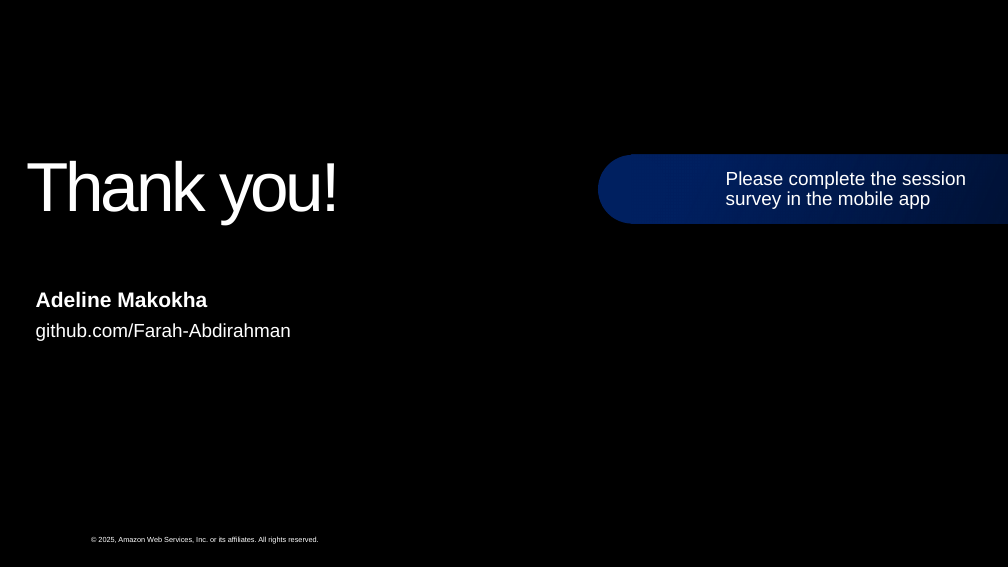
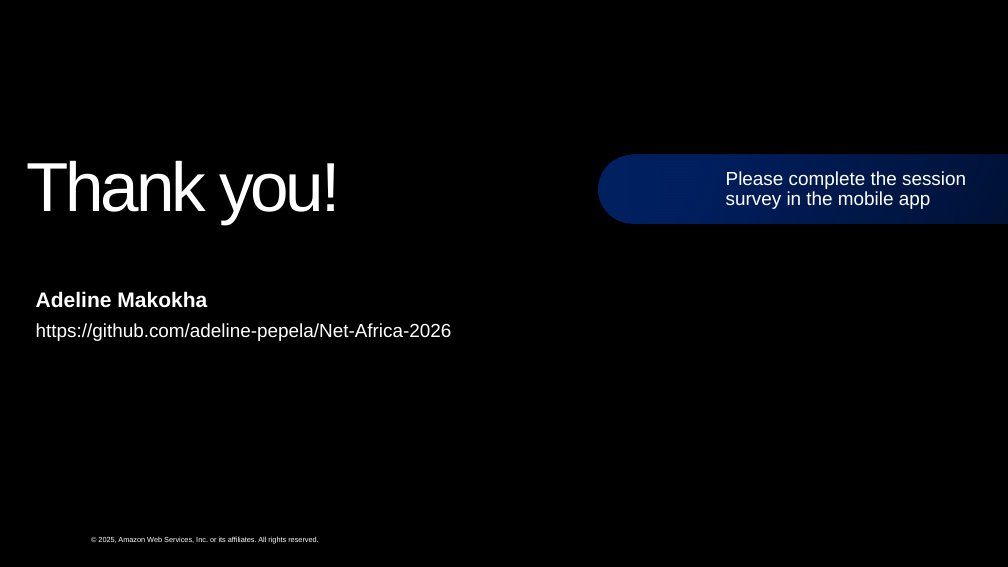
Before and after one commit to adeline-pepela/Net-Africa-2026, a slide deck: slide 23 of AgentCore-Evaluations-dotnet-talk.pptx. Drawn at 1008x567 pixels with LibreOffice and Linux fonts; fonts in the diff are those of the drawing; background and template pictures are left out. Boxes give left, top, right and bottom in pixels: in the first picture for what was removed or moved away, otherwise in the second. Text is boxed around its words. In the diff, an @@ line names an element or a change of style, - is before the commit and + after.

```diff
--- a/AgentCore-Evaluations-dotnet-talk.pptx
+++ b/AgentCore-Evaluations-dotnet-talk.pptx
@@ text at [36, 323, 452, 341]: text changed @@
-github.com/Farah-Abdirahman
+https://github.com/adeline-pepela/Net-Africa-2026
```
Also in this commit, not shown: 1 other slide changed.
